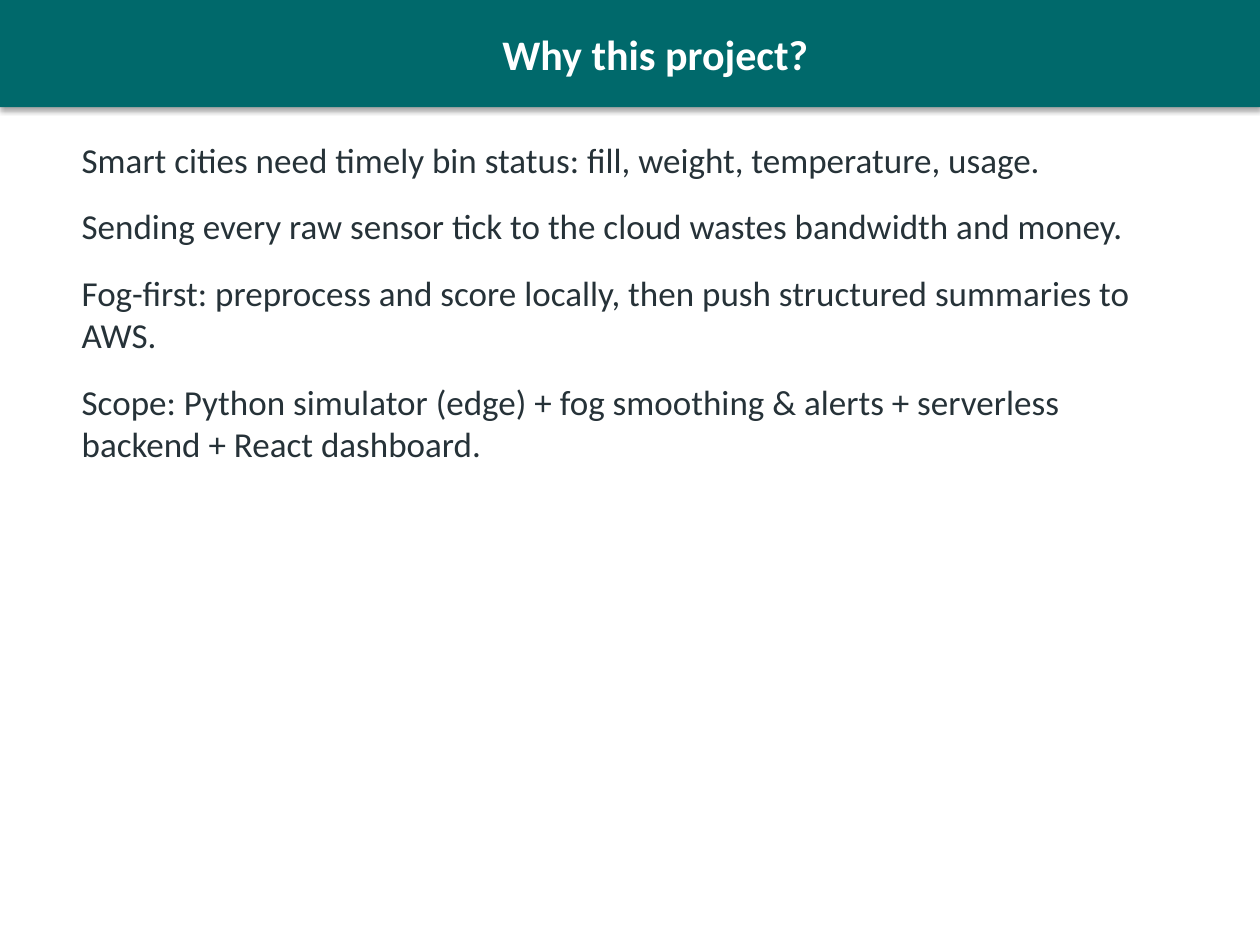
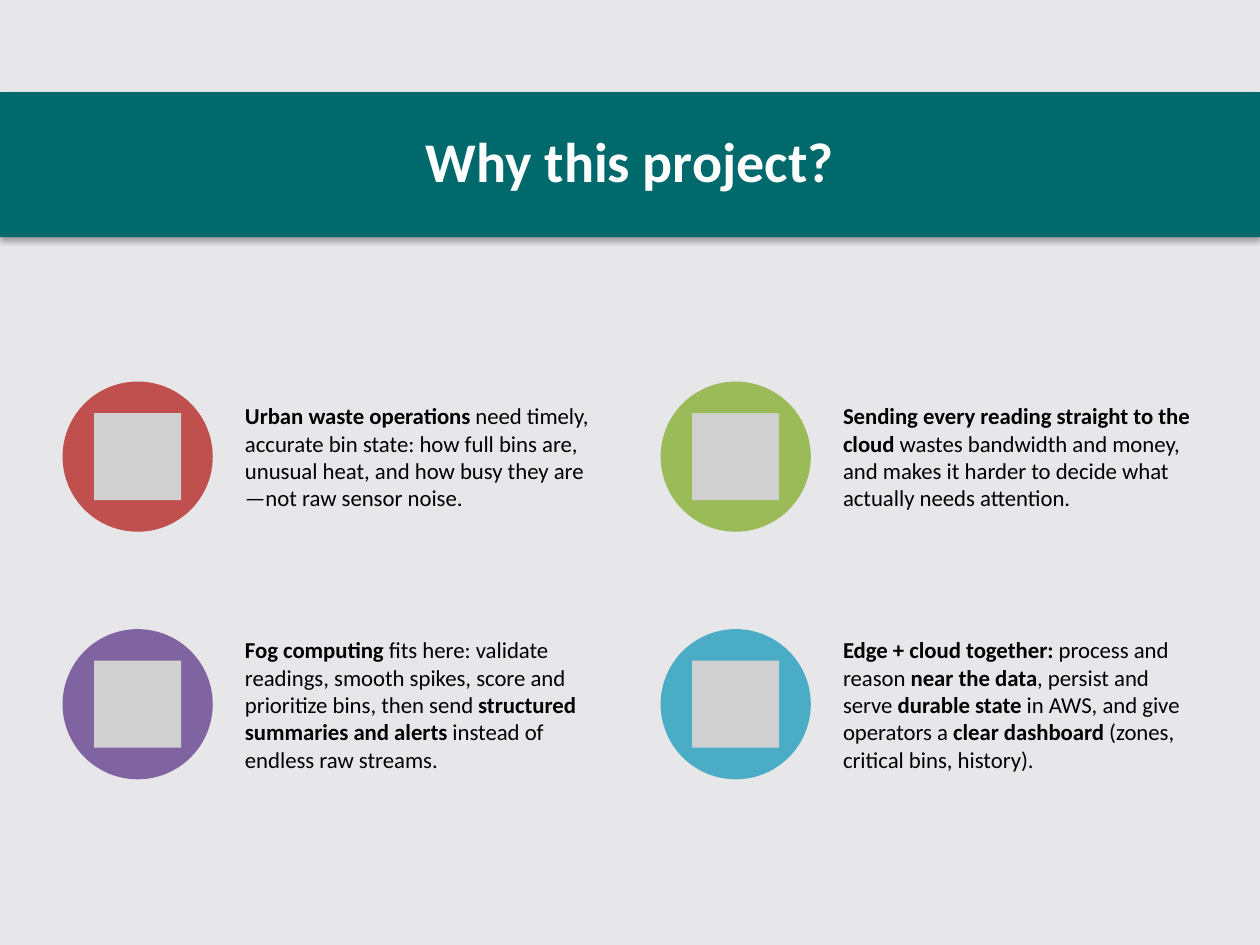
Before and after one commit to Wasiullah26/Smart-waste-bin, a slide deck: slide 2 of docs/FogEdge_5min_Presentation.pptx. Drawn at 1260x945 pixels with LibreOffice and Linux fonts; fonts in the diff are those of the drawing; grey boxes stand for pictures. Boxes give left, top, right and bottom in pixels: in the first picture for what was removed or moved away, otherwise in the second. Text is boxed around its words. In the diff, an @@ line names an element or a change of style, - is before the commit and + after.

```diff
--- a/docs/FogEdge_5min_Presentation.pptx
+++ b/docs/FogEdge_5min_Presentation.pptx
@@ rectangle added at [0,0,1260,945], fill #F2F2F2 @@
@@ rectangle added at [0,0,1260,945], fill #604A7B at 7% opacity @@
@@ rectangle "Why this project?": place and size @@
-rectangle "Why this project?" at [0,0,1260,107]
+rectangle "Why this project?" at [0,92,1260,237]
@@ rectangle "Why this project?" at [0,92,1260,237]: size 24 to 32 pt; line spacing 1 to 0.9; more space between paragraphs @@
@@ text removed at [82,148,1129,458] @@
-Smart cities need timely bin status: fill, weight, temperature, usage.
-Sending every raw sensor tick to the cloud wastes bandwidth and money.
-Fog-first: preprocess and score locally, then push structured summaries to AWS.
-Scope: Python simulator (edge) + fog smoothing & alerts + serverless backend + React dashboard.
@@ group added at [63,382,1189,779]: 4 ellipses, 4 pictures, 4 texts @@
+Urban waste operations need timely, accurate bin state: how full bins are, unusual heat, and how busy they are—not raw sensor noise.
+Sending every reading straight to the cloud wastes bandwidth and money, and makes it harder to decide what actually needs attention.
+Fog computing fits here: validate readings, smooth spikes, score and prioritize bins, then send structured summaries and alerts instead of endless raw streams.
+Edge + cloud together: process and reason near the data, persist and serve durable state in AWS, and give operators a clear dashboard (zones, critical bins, history).
```
Also in this commit, not shown: 2 slides added, 1 slide removed, 1 other file.
